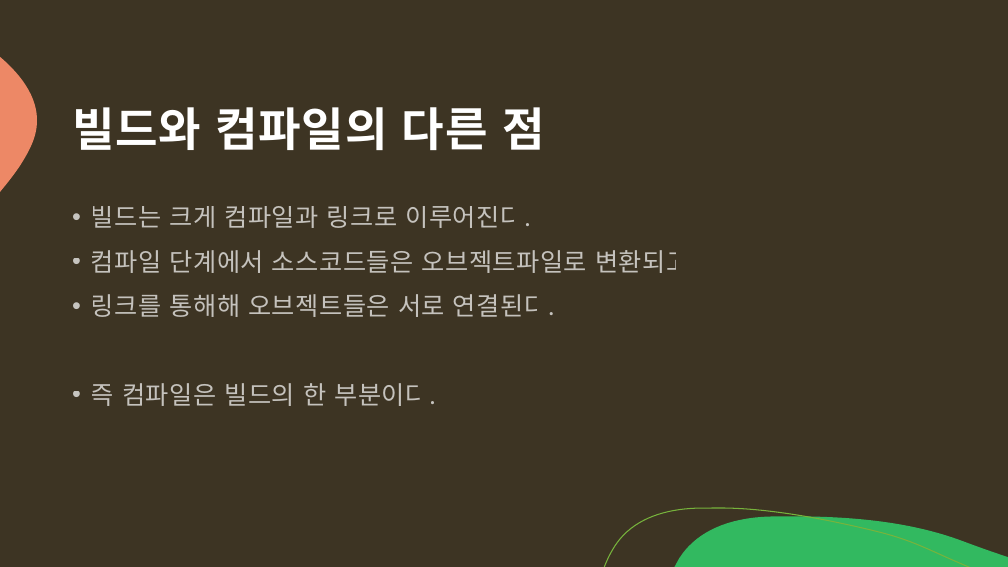
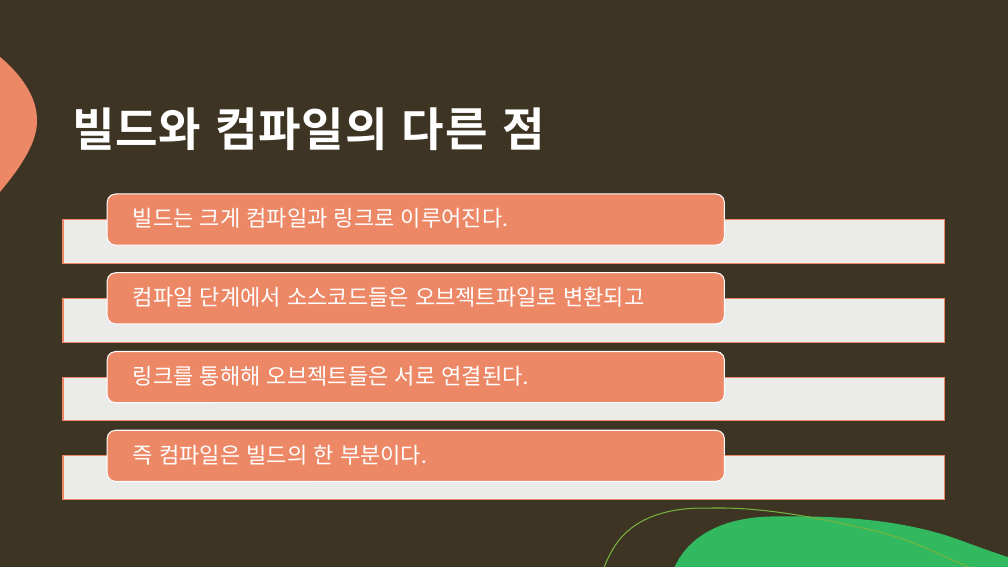
Before and after one commit to arkchimy/_Algorithm, a slide deck: slide 3 of 전공지식/C언어의 기초/C언어 기초지식.pptx. Drawn at 1008x567 pixels with LibreOffice and Linux fonts; fonts in the diff are those of the drawing. Boxes give left, top, right and bottom in pixels: in the first picture for what was removed or moved away, otherwise in the second. Text is boxed around its words. In the diff, an @@ line names an element or a change of style, - is before the commit and + after.

```diff
--- a/전공지식/C언어의 기초/C언어 기초지식.pptx
+++ b/전공지식/C언어의 기초/C언어 기초지식.pptx
@@ text removed at (91, 206, 689, 406) @@
-• 빌드는 크게 컴파일과 링크로 이루어진다.
-• 컴파일 단계에서 소스코드들은 오브젝트파일로 변환되고
-• 링크를 통해해 오브젝트들은 서로 연결된다.
-• 즉 컴파일은 빌드의 한 부분이다.
@@ group added at (63, 194, 945, 500): 4 rectangles, 4 rounded rectangles, 4 texts @@
+빌드는 크게 컴파일과 링크로 이루어진다.
+컴파일 단계에서 소스코드들은 오브젝트파일로 변환되고
+링크를 통해해 오브젝트들은 서로 연결된다.
+즉 컴파일은 빌드의 한 부분이다.
```
Also in this commit, not shown: 3 other slides changed, 11 slides added.
